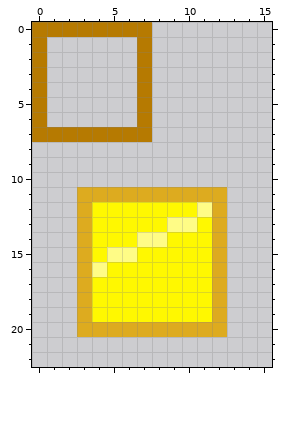
Pixel-art sprite, stored at Namok Mod/tiles/materials/goldenwinblock1.png. That is the earlier state.
The file is 16x23 pixels.
Now the later version:
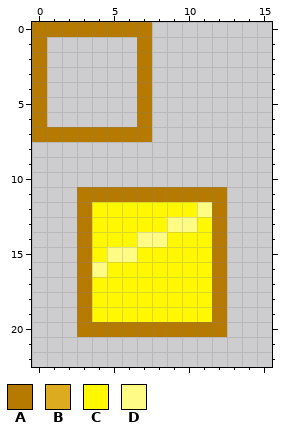
Palette (. is transparent): A #b67a01  B #ddab1f  C #fff800  D #fffc86
The edit:
Changed rows in their new state; - is an unchanged pixel.
first column x 3:
11 AAAAAAAAAA
12 A--------A
13 A--------A
14 A--------A
15 A--------A
16 A--------A
17 A--------A
18 A--------A
19 A--------A
20 AAAAAAAAAA
Changed places in both pictures, as pixel boxes (x1, y1, x2, y2):
changed: (77, 187, 227, 337)
